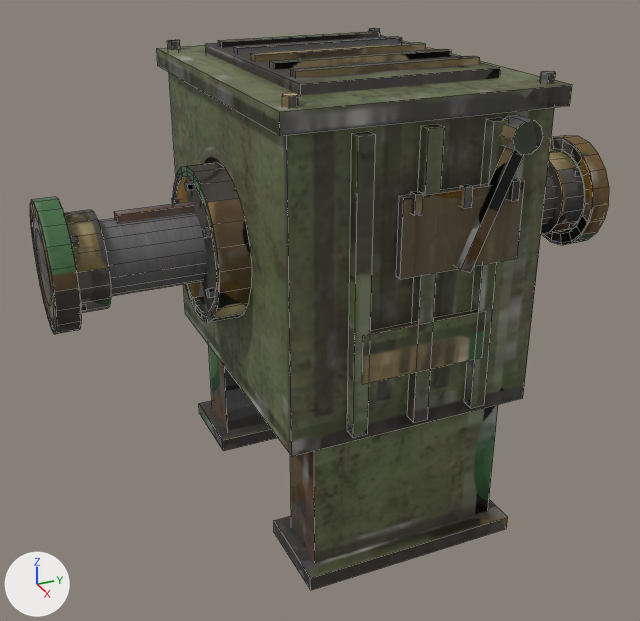
The FBX model Art/feSpeedBox/hd/feSpeedBox_HD.fbx as it was, and as the next commit left it.
Both versions are drawn from a camera (50 mm lens) standing at (1.322, -0.632, 1.003) and looking at (0.017, -0.045, 0.35). Arrows for +X, +Y and +Z are at lower left; the lights stay in place. The older version comes first. Mesh edges are drawn as thin lines. Where no turn or scale is listed for an object, it has been applied to the vertices.

Before the edit, the objects in view are built like this:
```python
me_fespeedbox_base = bpy.data.meshes.new('feSpeedBox_Base')
me_fespeedbox_base.from_pydata(...)  # 724 vertices, 546 faces; spans x -0.3..0.33, y -0.268..0.269, z 0.0..0.795
me_fespeedbox_base.materials.append(mat_fespeedbox_hd)
me_fespinin_speedbox = bpy.data.meshes.new('FeSpinIn_SpeedBox')
me_fespinin_speedbox.from_pydata(...)  # 512 vertices, 364 faces; spans x -0.185..0.185, y -0.02..0.5, z -0.185..0.185
me_fespinin_speedbox.materials.append(mat_fespeedbox_hd)
me_fespinout_speedbox = bpy.data.meshes.new('FeSpinOut_SpeedBox')
me_fespinout_speedbox.from_pydata(...)  # 368 vertices, 266 faces; spans x -0.105..0.105, y -0.5..0.02, z -0.105..0.105
me_fespinout_speedbox.materials.append(mat_fespeedbox_hd)
ob_fespeedbox_base = bpy.data.objects.new('feSpeedBox_Base', me_fespeedbox_base)
ob_fespeedbox_base.location = (0.0, 0.0, 0.0)
ob_fespinin_speedbox = bpy.data.objects.new('FeSpinIn_SpeedBox', me_fespinin_speedbox)
ob_fespinin_speedbox.location = (0.0, 0.0, 0.5)
ob_fespinout_speedbox = bpy.data.objects.new('FeSpinOut_SpeedBox', me_fespinout_speedbox)
ob_fespinout_speedbox.location = (0.0, 0.0, 0.5)
```
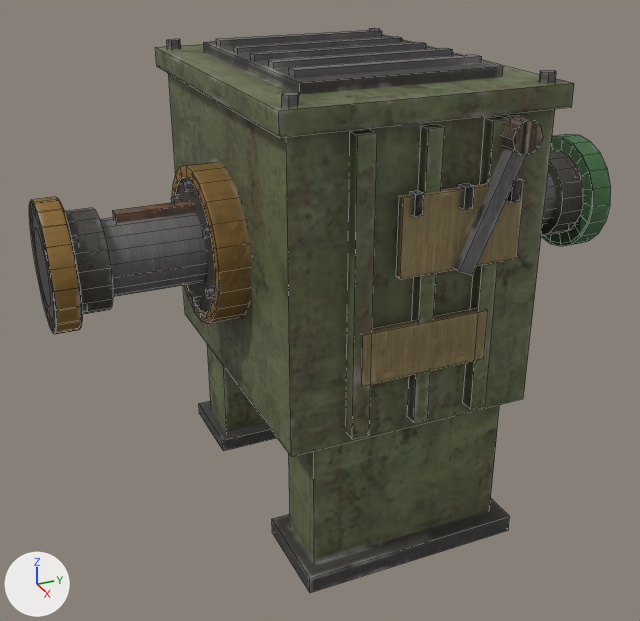
What differs and where, as boxes (x1, y1, x2, y2) in the pictures (640 x 621 px; the box of a moved part takes in the faces that stretch with it):
'feSpeedBox_Base', reshaped, surface changed
    before: (157, 28, 572, 590)
    after: (155, 28, 574, 593)
part 1 of me_fespeedbox_base, moved or reshaped
    before: (274, 500, 508, 590)
    after: (272, 499, 510, 593)
part 2 of me_fespeedbox_base, moved or reshaped
    before: (169, 42, 555, 456)
    after: (168, 42, 555, 457)
part 3 of me_fespeedbox_base, surface changed
    both: (157, 28, 572, 590)
part 4 of me_fespinout_speedbox, surface changed
    both: (30, 197, 202, 334)

Diff of the bpy script that builds the scene:
```diff
--- a/Art/feSpeedBox/hd/feSpeedBox_HD.fbx.py
+++ b/Art/feSpeedBox/hd/feSpeedBox_HD.fbx.py
@@ me_fespeedbox_base @@
 # used by ob_fespeedbox_base; location = (0.0, 0.0, 0.0)
-me_fespeedbox_base.from_pydata(...)  # 724 vertices, 546 faces; spans x -0.3..0.33, y -0.268..0.269, z 0.0..0.795
+me_fespeedbox_base.from_pydata(...)  # 724 vertices, 546 faces; spans x -0.302..0.33, y -0.269..0.27, z -0.002..0.797
+# me_fespeedbox_base part 1: the loose piece of 8 vertices spanning x 0.14..0.3, y -0.189..0.189, z 0.0..0.025 is scaled about its middle by (1.03, 1.01, 1.19)
+# me_fespeedbox_base part 2: 348 of 724 vertices moved; they spanned x -0.3..0.32, y -0.268..0.269, z 0.015..0.795 and now span x -0.301..0.322, y -0.269..0.27, z 0.014..0.796; mean shift (0.0, 0.0, 0.0); largest move (0.32, 0.139, 0.696) -> (0.322, 0.142, 0.697)
+# me_fespeedbox_base part 3: texture (UV) coordinates of 546 of 546 faces, centred in x -0.3..0.33, y -0.268..0.269, z 0.0..0.795, changed; they spanned u 0.0..1.0, v 0.0..1.0 and now span u 0.0..0.99, v 0.0..1.0
+# other edits to the shape of me_fespeedbox_base do not show in these pictures
 me_fespeedbox_base.materials.append(mat_fespeedbox_hd)
@@ me_fespinout_speedbox @@
 # used by ob_fespinout_speedbox; location = (0.0, 0.0, 0.5)
-me_fespinout_speedbox.from_pydata(...)  # 368 vertices, 266 faces; spans x -0.105..0.105, y -0.5..0.02, z -0.105..0.105
+me_fespinout_speedbox.from_pydata(...)  # 368 vertices, 266 faces; spans x -0.105..0.105, y -0.502..0.021, z -0.105..0.105
+# me_fespinout_speedbox part 4: texture (UV) coordinates of 266 of 266 faces, centred in x -0.105..0.105, y -0.5..0.02, z -0.105..0.105, changed; they spanned u 0.0..0.98, v 0.0..0.99 and now span u 0.0..0.99, v 0.0..0.99
+# edits to the shape of me_fespinout_speedbox do not show in these pictures
 me_fespinout_speedbox.materials.append(mat_fespeedbox_hd)
```
